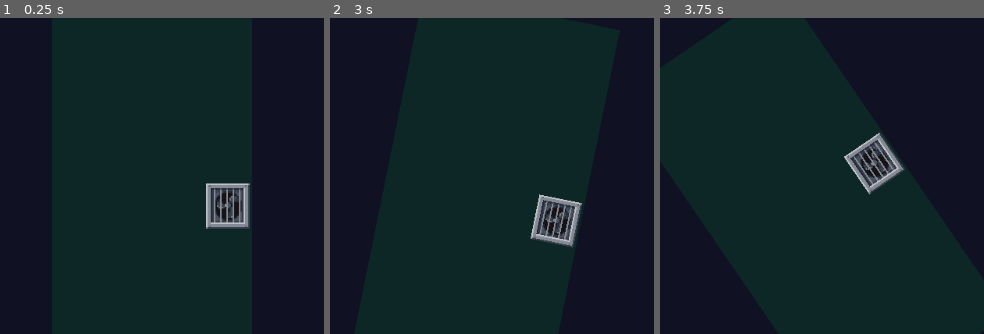
Above: before the commit, frames 1-3 (left to right).
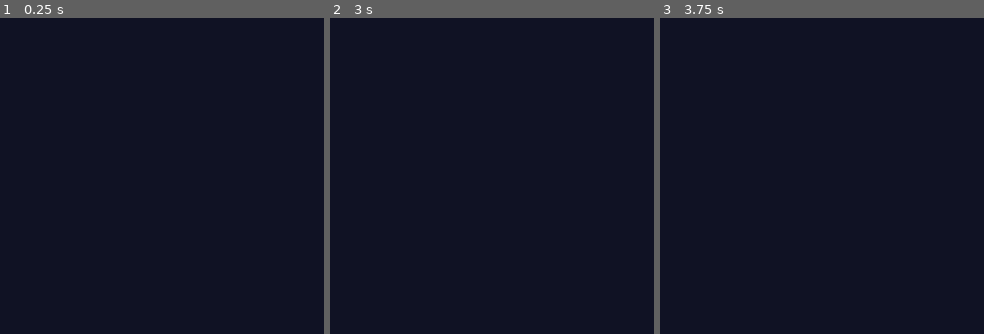
Above: after the commit, the same moments.

Repository: jake-ciliberti/rotate-renovate
Game: Godot game, scene res://levels/level_5.tscn
Two runs of this game, one before a commit and one after it. Both use one fixed random seed, a clock stepped at 60 frames per second and the inputs below. This scene is started directly instead of the project's main scene.
Inputs:
- Up to frame 1 (0.25 s): no input
- Up to frame 2 (3 s): tap Enter at 0.5 s; hold D (move_right) 0.53-2.03 s; tap W (jump) at 0.6, 0.77, 1.07, 1.52, 1.55, 1.82, 2.3 s; tap R (reset) at 1.25, 2, 2.75 s; tap H (god_mode) at 1.35 s; hold A (move_left) 2.03-2.78 s; hold E (interact) 2.03-2.78 s; hold D (move_right) from 2.78 s (still down); tap Down (rotate_clockwise) at 2.85 s
- Up to frame 3 (3.75 s): keep holding D (move_right); tap W (jump) at 3.02, 3.05, 3.32 s; tap R (reset) at 3.5 s; hold Up (rotate_counterclockwise) from 3.53 s (still down)
The pictures show only the part of the screen within x 50-100%, y 25-75%; the shares and areas given below are measured in that part.

The runs differ from the first frame. In frame 1, 1.7% of the frame differs, in the area x 63-78%, y 52-67%; in frame 2, 1.7%; in frame 3, 1.7%, in the area x 56-76%, y 36-57%.

Commit message:
added credits

Diff:
--- a/levels/level_5.tscn
+++ b/levels/level_5.tscn
@@ -8,6 +8,8 @@
 [ext_resource type="Script" uid="uid://de1ufrp6f2ggg" path="res://scripts/collision_polygon_2d.gd" id="6_gci8k"]
 [ext_resource type="Script" uid="uid://cg1q082726f4t" path="res://scripts/door.gd" id="7_gder6"]
 [ext_resource type="Texture2D" uid="uid://bska1iimvrabn" path="res://sprites/vent.png" id="8_hv08k"]
+[ext_resource type="PackedScene" uid="uid://dpwu7hgjycrv3" path="res://water.tscn" id="9_ldpug"]
+[ext_resource type="Texture2D" uid="uid://xai6opdvf6w" path="res://sprites/tiles/Metal.png" id="10_8vr3t"]
 
 [sub_resource type="RectangleShape2D" id="RectangleShape2D_6w6ra"]
 size = Vector2(1024, 30)
@@ -15,14 +17,18 @@
 [sub_resource type="RectangleShape2D" id="RectangleShape2D_ep78u"]
 size = Vector2(32, 48)
 
+[sub_resource type="RectangleShape2D" id="RectangleShape2D_4v1xc"]
+size = Vector2(348, 20)
+
 [node name="Level" type="Node2D" unique_id=1248532620 node_paths=PackedStringArray("door", "panel_controller")]
 script = ExtResource("1_v5ho1")
-spawnpoint = Vector2(331, 441)
-door = NodePath("PanelController/GamePanel/Door")
+spawnpoint = Vector2(-1850, -900)
+door = NodePath("StaticBody2D/Door")
 panel_controller = NodePath("PanelController")
 metadata/_custom_type_script = "uid://1hljlhp5cw2n"
 
 [node name="PanelController" type="Node2D" parent="." unique_id=918188588 node_paths=PackedStringArray("collision")]
+position = Vector2(-2102, -809)
 script = ExtResource("2_ldpug")
 number_of_groups = 2
 collision = NodePath("CollisionController")
@@ -36,48 +42,64 @@
 position = Vector2(512, 825)
 shape = SubResource("RectangleShape2D_6w6ra")
 
-[node name="GamePanel" type="Area2D" parent="PanelController" unique_id=1688199483 node_paths=PackedStringArray("hitbox", "audio")]
-position = Vector2(804, 441)
-rotation = 4.712389
+[node name="StaticBody2D" type="StaticBody2D" parent="." unique_id=346237316]
+position = Vector2(-2102, -809)
+
+[node name="CollisionPolygon2D2" type="Polygon2D" parent="StaticBody2D" unique_id=1385952782]
+color = Color(0.051, 0.15, 0.15, 1)
+polygon = PackedVector2Array(200, -200, 2800, -200, 2800, 50, 200, 50)
+
+[node name="Door" type="Area2D" parent="StaticBody2D" unique_id=1148696414]
+position = Vector2(2627, -61)
+script = ExtResource("7_gder6")
+metadata/_custom_type_script = "uid://cg1q082726f4t"
+
+[node name="CollisionShape2D" type="CollisionShape2D" parent="StaticBody2D/Door" unique_id=355025593]
+shape = SubResource("RectangleShape2D_ep78u")
+
+[node name="Sprite2D" type="Sprite2D" parent="StaticBody2D/Door" unique_id=1593375517]
+scale = Vector2(2, 2)
+texture = ExtResource("8_hv08k")
+
+[node name="CollisionPolygon2D" type="CollisionPolygon2D" parent="StaticBody2D" unique_id=1050243194]
+build_mode = 1
+polygon = PackedVector2Array(200, -200, 2800, -200, 2800, 50, 200, 50)
+
+[node name="CollisionShape2D" type="CollisionShape2D" parent="StaticBody2D" unique_id=693291509]
+position = Vector2(2626, 0)
+shape = SubResource("RectangleShape2D_4v1xc")
+
+[node name="CollisionShape2D2" type="CollisionShape2D" parent="StaticBody2D" unique_id=579968329]
+position = Vector2(374, 0)
+shape = SubResource("RectangleShape2D_4v1xc")
+
+[node name="Metal" type="Sprite2D" parent="StaticBody2D" unique_id=1977974141]
+position = Vector2(368.00003, 0)
+scale = Vector2(2.8269527, 0.15337901)
+texture = ExtResource("10_8vr3t")
+
+[node name="Metal2" type="Sprite2D" parent="StaticBody2D" unique_id=2045923173]
+position = Vector2(2633, 0)
+scale = Vector2(2.8269527, 0.15337901)
+texture = ExtResource("10_8vr3t")
+
+[node name="GamePanel" type="Area2D" parent="StaticBody2D" unique_id=1688199483 node_paths=PackedStringArray("hitbox", "audio")]
+position = Vector2(2594, -2586)
+rotation = -0.5235988
 script = ExtResource("4_a58qw")
 hitbox = NodePath("CollisionPolygon2D")
 audio = NodePath("AudioStreamPlayer2D")
 metadata/_custom_type_script = "uid://74gqrjs1tww4"
 
-[node name="AudioStreamPlayer2D" type="AudioStreamPlayer2D" parent="PanelController/GamePanel" unique_id=1381918288]
+[node name="AudioStreamPlayer2D" type="AudioStreamPlayer2D" parent="StaticBody2D/GamePanel" unique_id=1381918288]
 stream = ExtResource("5_ij65d")
 
-[node name="CollisionPolygon2D" type="CollisionPolygon2D" parent="PanelController/GamePanel" unique_id=1068057270]
-scale = Vector2(2, 1)
+[node name="CollisionPolygon2D" type="CollisionPolygon2D" parent="StaticBody2D/GamePanel" unique_id=1068057270]
+position = Vector2(-1278, -68.999985)
+scale = Vector2(10, 0.5)
 polygon = PackedVector2Array(-128, -128, 128, -128, 128, 128, -128, 128)
 script = ExtResource("6_gci8k")
 metadata/_custom_type_script = "uid://de1ufrp6f2ggg"
 
-[node name="Door" type="Area2D" parent="PanelController/GamePanel" unique_id=1148696414]
-position = Vector2(0, 97)
-script = ExtResource("7_gder6")
-metadata/_custom_type_script = "uid://cg1q082726f4t"
-
-[node name="CollisionShape2D" type="CollisionShape2D" parent="PanelController/GamePanel/Door" unique_id=355025593]
-shape = SubResource("RectangleShape2D_ep78u")
-
-[node name="Sprite2D" type="Sprite2D" parent="PanelController/GamePanel/Door" unique_id=1593375517]
-scale = Vector2(2, 2)
-texture = ExtResource("8_hv08k")
-
-[node name="GamePanel2" type="Area2D" parent="PanelController" unique_id=568019450 node_paths=PackedStringArray("hitbox", "audio")]
-position = Vector2(331, 441)
-script = ExtResource("4_a58qw")
-group = 1
-hitbox = NodePath("CollisionPolygon2D")
-audio = NodePath("AudioStreamPlayer2D")
-metadata/_custom_type_script = "uid://74gqrjs1tww4"
-
-[node name="CollisionPolygon2D" type="CollisionPolygon2D" parent="PanelController/GamePanel2" unique_id=29737201]
-scale = Vector2(1, 2)
-polygon = PackedVector2Array(-128, -128, 128, -128, 128, 128, -128, 128)
-script = ExtResource("6_gci8k")
-metadata/_custom_type_script = "uid://de1ufrp6f2ggg"
-
-[node name="AudioStreamPlayer2D" type="AudioStreamPlayer2D" parent="PanelController/GamePanel2" unique_id=1197517715]
-stream = ExtResource("5_ij65d")
+[node name="Water" parent="StaticBody2D/GamePanel" unique_id=2022403872 instance=ExtResource("9_ldpug")]
+position = Vector2(-2499, -63.999973)
--- /dev/null
+++ b/levels/level_6.tscn
@@ -0,0 +1,28 @@
+[gd_scene format=3 uid="uid://ciu70uqql4esf"]
+
+[ext_resource type="Script" uid="uid://1hljlhp5cw2n" path="res://scripts/level.gd" id="1_6up2b"]
+[ext_resource type="FontFile" uid="uid://c8dq512vwtdo3" path="res://papyrus.ttf" id="2_vflpa"]
+
+[node name="Level" type="Node2D" unique_id=1325096220]
+script = ExtResource("1_6up2b")
+use_spawn = false
+metadata/_custom_type_script = "uid://1hljlhp5cw2n"
+
+[node name="Control" type="Control" parent="." unique_id=1702729041]
+layout_mode = 3
+anchors_preset = 0
+offset_right = 40.0
+offset_bottom = 40.0
+
+[node name="RichTextLabel" type="RichTextLabel" parent="Control" unique_id=1570916468]
+layout_mode = 0
+offset_left = 289.0
+offset_top = 198.0
+offset_right = 727.0
+offset_bottom = 587.0
+theme_override_fonts/normal_font = ExtResource("2_vflpa")
+theme_override_font_sizes/normal_font_size = 40
+text = "Congratualtions! You cleaned the washing machine!
+
+Game by Beej Bowling and Jake Ciliberti"
+horizontal_alignment = 1
--- a/scripts/level.gd
+++ b/scripts/level.gd
@@ -1,6 +1,7 @@
 class_name Level extends Node2D
 
 # level setup
+@export var use_spawn: bool = true
 @export var spawnpoint: Vector2 = Vector2(512, 408)
 @export var group_number: int
 @export var door: Door
--- a/scripts/level_container.gd
+++ b/scripts/level_container.gd
@@ -37,7 +37,8 @@
 
 	level = level_resource.instantiate()
 
-	level.reset.connect(_on_level_reset)
+	if level.use_spawn:
+		level.reset.connect(_on_level_reset)
 
 	if level.door:
 		level.door.level_finished.connect(_on_level_finished)
--- a/scripts/player.gd
+++ b/scripts/player.gd
@@ -28,7 +28,10 @@
 
 	# Handle jump.
 	if Input.is_action_just_pressed("jump"):
-		if is_on_floor() or is_swimming:
+		if is_swimming:
+			velocity.y = JUMP_VELOCITY * 100
+			double_jump_available = true
+		if is_on_floor():
 			velocity.y = JUMP_VELOCITY
 			double_jump_available = true
 		elif double_jump_available:
Binary file added: papyrus.ttf
Not shown, added: papyrus.ttf.import
